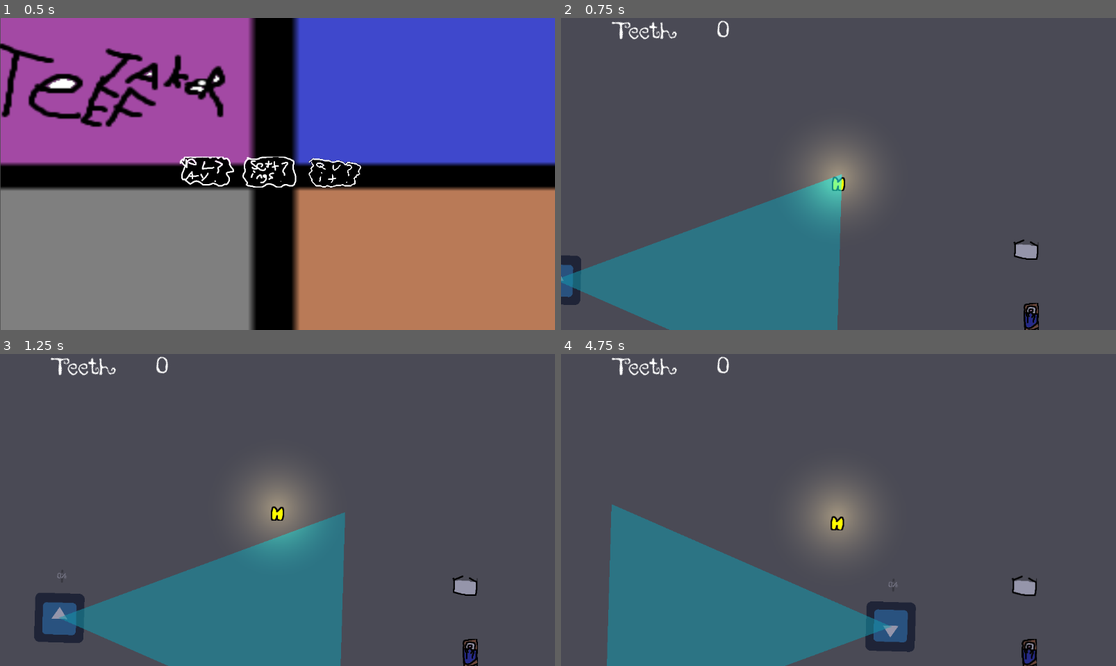
Above: before the commit, frames 1-4 (two rows, left to right).
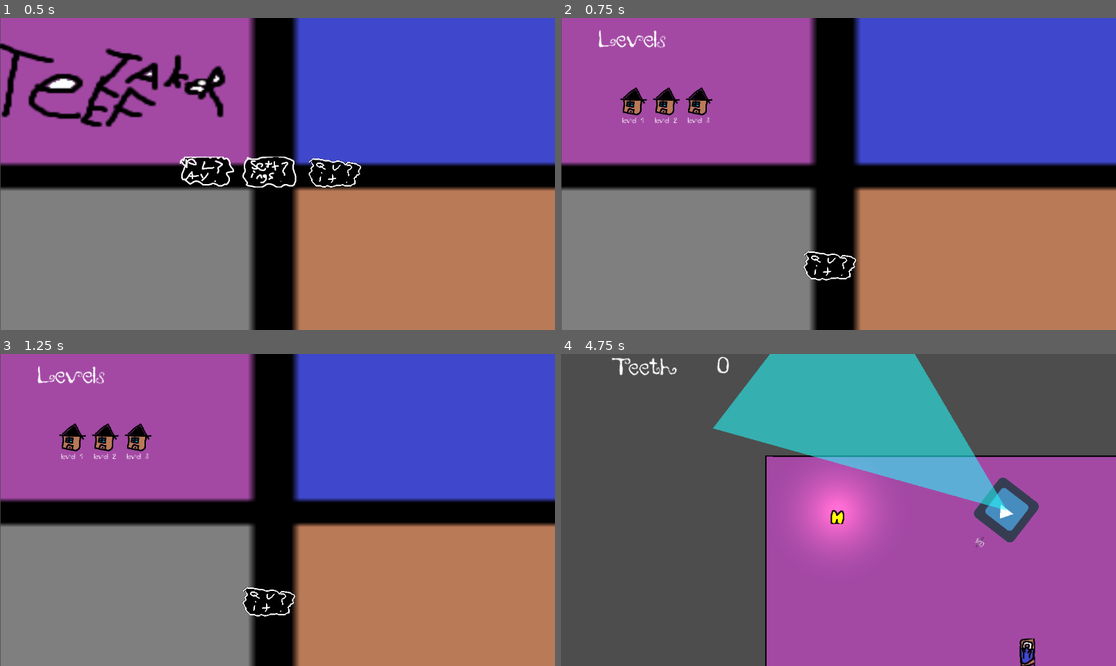
Above: after the commit, the same moments.

Repository: Cthulhu5227/Collector_videogame
Game: Godot game, scene res://main_menu.tscn
The game is run twice, just before and just after one commit, with the same random seed, the same clock (stepped at 60 frames per second) and the same inputs. The engine's default icon, where the game draws it, is replaced by a stand-in: a white triangle on a blue panel in a dark square.
Inputs (mouse positions are in pixels of both pictures, inside the frame that each line leads up to):
- Up to frame 1 (0.5 s): no input
- Up to frame 2 (0.75 s): click (771, 170) at 0.5 s
- Up to frame 3 (1.25 s): no input
- Up to frame 4 (4.75 s): click (633, 435) at 1.25 s, where only the run after the commit has a clickable "level 1"; tap Enter at 2 s; move the mouse to (960, 494) at 2.02 s; hold Right 2.03-2.78 s; hold E (interact) 2.03-2.78 s; click (960, 494) at 2.17 s; tap Space at 2.27, 3.02, 4.52 s; move the mouse to (727, 525) at 2.77 s; hold Down 2.78-3.53 s; tap E (interact) at 2.85, 4.35 s; move the mouse to (894, 441) at 3.52 s; hold Right 3.53-4.28 s; hold E (interact) 3.53-4.28 s; move the mouse to (810, 572) at 4.27 s; hold Up from 4.28 s (still down); click (810, 572) at 4.42 s

Frame 1 is identical in both runs. In frame 2, 100% of the frame differs, in the area x 0-100%, y 0-100%; in frame 3, 100%; in frame 4, 65%.

Commit message:
win menu

Diff:
--- a/bed.gd
+++ b/bed.gd
@@ -21,8 +21,6 @@
 	else:
 		used = false
 
-
-
 func interact():
 	if not used:
 		used = true
--- /dev/null
+++ b/continue_button.gd
@@ -0,0 +1,8 @@
+extends TextureButton
+
+func _ready():
+	pressed.connect(_on_button_pressed)
+
+func _on_button_pressed():
+	Ui.end_level_end()
+	get_tree().change_scene_to_file("res://level_menu.tscn")
--- a/play_button.gd
+++ b/play_button.gd
@@ -2,8 +2,7 @@
 
 
 func _on_pressed() -> void:
-	Ui.show()
-	get_tree().change_scene_to_file("res://level.tscn")
+	get_tree().change_scene_to_file("res://level_menu.tscn")
 	return
 
 
--- a/player.gd
+++ b/player.gd
@@ -18,6 +18,7 @@
 func _ready():
 	Ui.get_node("music_player").play_song("Jett - Upbeat.mp3")
 	Ui.get_node("audio_control").play_sound(0)
+	Ui.visible = true
 
 func _input(event):
 	if cripple and event.is_action_pressed("interact"): #or (event is InputEventMouseButton and event.button_index == MOUSE_BUTTON_LEFT)):
--- a/ui.gd
+++ b/ui.gd
@@ -12,3 +12,14 @@
 
 func update_teeth_counter():
 	teeth_counter.text = str(Inventory.teeth)
+
+func end_level():
+	var n = $end_menu
+	Engine.time_scale = 0
+	n.visible = true
+
+func end_level_end():
+	var n = $end_menu
+	Engine.time_scale = 1
+	n.visible = false
+	Ui.visible = false
--- a/ui.tscn
+++ b/ui.tscn
@@ -6,10 +6,17 @@
 [ext_resource type="Texture2D" uid="uid://d4lasqjwyn2xn" path="res://assets/quit_test.png" id="3_nltto"]
 [ext_resource type="Texture2D" uid="uid://c5kahe2avqb5h" path="res://assets/quit_hover_test.png" id="4_ibotj"]
 [ext_resource type="PackedScene" uid="uid://22f118a2rwec" path="res://audio_control.tscn" id="7_y4yjw"]
+[ext_resource type="Texture2D" uid="uid://1vlx4jojkgpo" path="res://assets/continue_test.png" id="8_irxef"]
+[ext_resource type="Script" uid="uid://cl566b8lrhplm" path="res://continue_button.gd" id="8_ok7cu"]
 [ext_resource type="Script" uid="uid://u727i38mquow" path="res://music_player.gd" id="8_waa4j"]
+[ext_resource type="Texture2D" uid="uid://bl7pjkctxytcw" path="res://assets/continue_hover_test.png" id="9_e2l4f"]
 
 [sub_resource type="LabelSettings" id="LabelSettings_n5ude"]
 font_size = 50
+
+[sub_resource type="LabelSettings" id="LabelSettings_y4yjw"]
+font_size = 43
+font_color = Color(0, 0, 0, 1)
 
 [node name="ui" type="CanvasLayer"]
 script = ExtResource("1_fyqef")
@@ -60,3 +67,55 @@
 [node name="music_player" type="AudioStreamPlayer" parent="."]
 volume_db = -27.67
 script = ExtResource("8_waa4j")
+
+[node name="end_menu" type="Control" parent="."]
+visible = false
+layout_mode = 3
+anchors_preset = 0
+offset_right = 40.0
+offset_bottom = 40.0
+
+[node name="ColorRect" type="ColorRect" parent="end_menu"]
+layout_mode = 0
+offset_left = 139.0
+offset_top = 39.0
+offset_right = 902.0
+offset_bottom = 594.0
+color = Color(1, 1, 0, 1)
+
+[node name="ColorRect" type="ColorRect" parent="end_menu/ColorRect"]
+layout_mode = 0
+offset_left = 47.0
+offset_top = 47.0
+offset_right = 703.0
+offset_bottom = 489.0
+
+[node name="quit_button" type="TextureButton" parent="end_menu"]
+layout_mode = 0
+offset_left = 688.0
+offset_top = 445.0
+offset_right = 816.0
+offset_bottom = 509.0
+texture_normal = ExtResource("3_nltto")
+texture_hover = ExtResource("4_ibotj")
+script = ExtResource("3_27fn8")
+
+[node name="continue_button" type="TextureButton" parent="end_menu"]
+layout_mode = 0
+offset_left = 234.0
+offset_top = 443.0
+offset_right = 362.0
+offset_bottom = 507.0
+texture_normal = ExtResource("8_irxef")
+texture_hover = ExtResource("9_e2l4f")
+script = ExtResource("8_ok7cu")
+
+[node name="Label" type="Label" parent="end_menu"]
+layout_mode = 0
+offset_left = 205.0
+offset_top = 124.0
+offset_right = 831.0
+offset_bottom = 241.0
+text = "You Win! The Teeth are all
+your's for your Tooth castle"
+label_settings = SubResource("LabelSettings_y4yjw")
--- a/window.gd
+++ b/window.gd
@@ -9,3 +9,11 @@
 func _on_area_2d_body_exited(body: Node2D) -> void:
 	if body.is_in_group("player") :
 		tutorial.visible = false
+
+func has_all_teeth():
+	return get_tree().get_nodes_in_group("bed").size() == Inventory.teeth
+
+
+func _input(event: InputEvent):
+	if tutorial.visible and event.is_action_pressed("interact") and has_all_teeth():
+		Ui.end_level()
Binary file added: assets/continue_hover_test.png
Not shown, added: assets/continue_hover_test.png.import
Binary file added: assets/continue_test.png
Not shown, added: assets/continue_test.png.import
Not shown, added: continue_button.gd.uid
Not shown: 1 places in main_menu.tscn that only renumber resources
Not shown: 1 places in ui.tscn that only renumber resources
